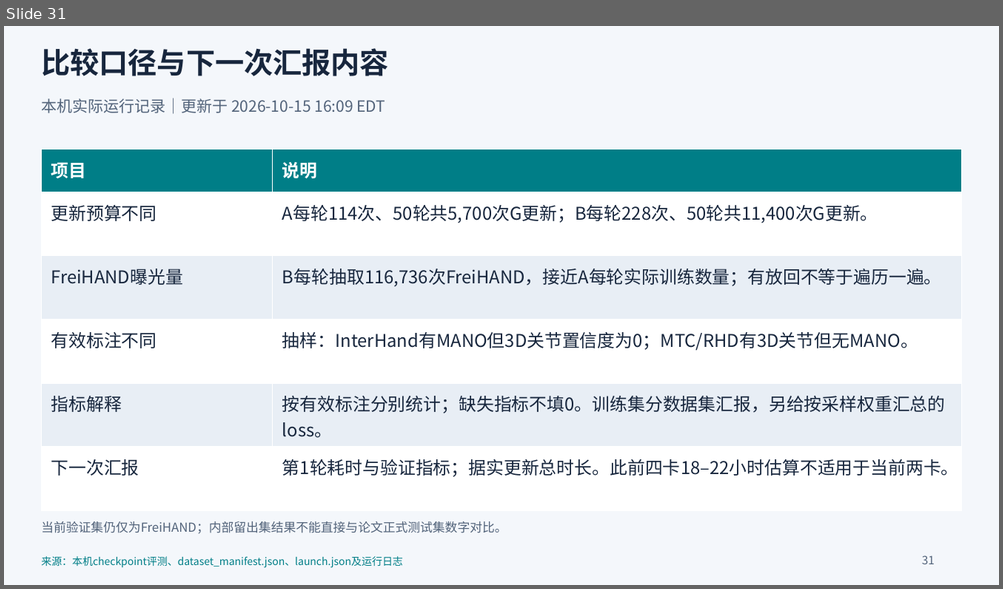
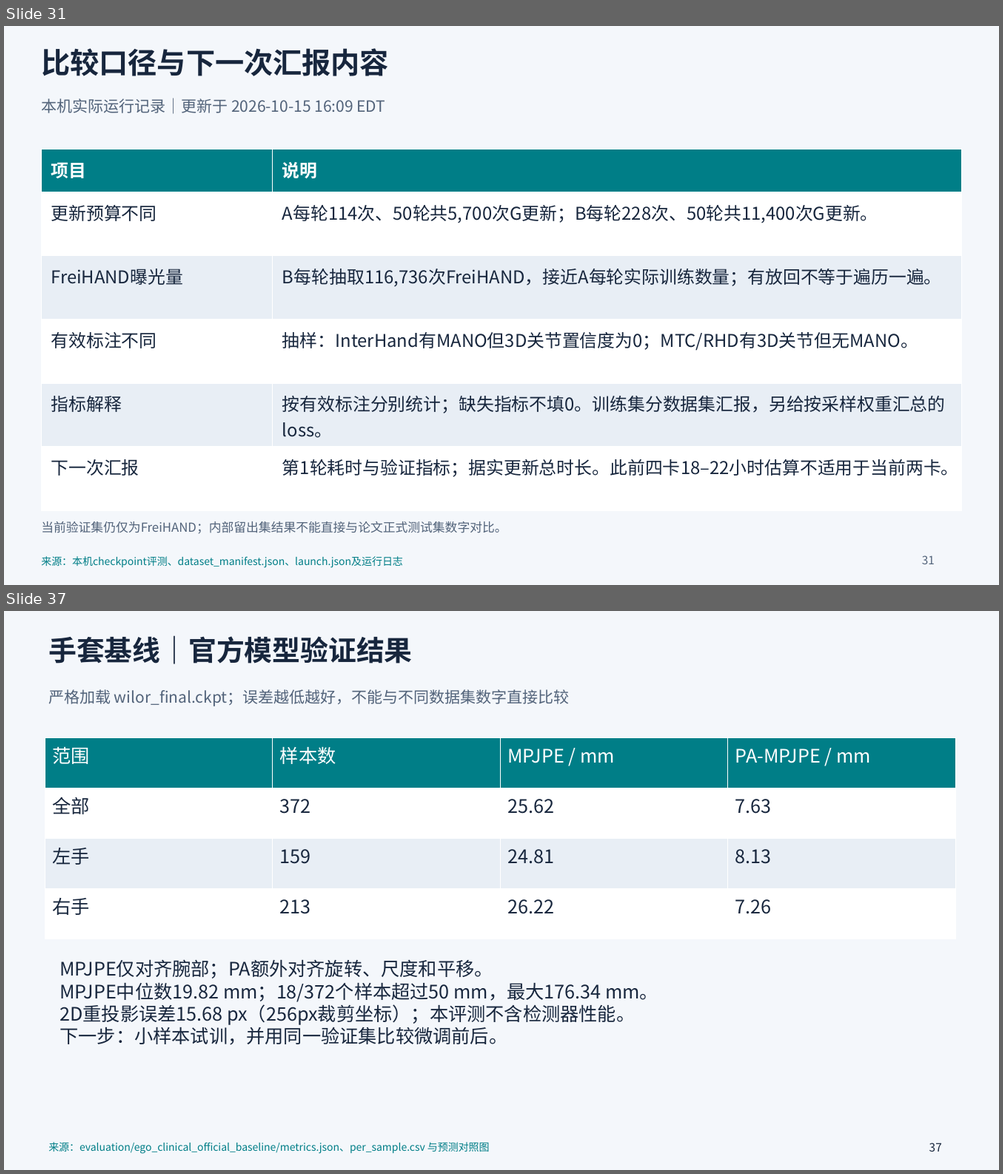
Before and after one commit to choppa129/WiLoR, a slide deck: reports/wilor_training_reproduction_summary/WiLoR_论文代码差异与本机训练复盘.pptx. Shown one above the other, each under a label of ours: slide 31 before the commit, slides 31 and 37 after it; the slides between them are not shown. The pictures are 1003x589 and 1003x1174 pixels, drawn with LibreOffice and Linux fonts; fonts in the diff are those of the drawing. Boxes give left, top, right and bottom in pixels: in the first picture for what was removed or moved away, otherwise in the second. Text is boxed around its words. In the diff, an @@ line names an element or a change of style, - is before the commit and + after.

Commit message:
docs: add glove baseline summary metrics and presentation

```diff
--- a/reports/wilor_training_reproduction_summary/WiLoR_论文代码差异与本机训练复盘.pptx
+++ b/reports/wilor_training_reproduction_summary/WiLoR_论文代码差异与本机训练复盘.pptx
@@ slide 37 added at <box>4,611,999,1170</box>, background #F4F7FB @@
@@ text added at <box>48,635,412,664</box>, 27 pt, text #17263D, bold @@
+手套基线｜官方模型验证结果
@@ text added at <box>48,689,569,706</box>, 15 pt, text #52637A @@
+严格加载 wilor_final.ckpt；误差越低越好，不能与不同数据集数字直接比较
@@ table added at <box>45,738,956,940</box>, 4 rows, 4 columns @@
+范围 | 样本数 | MPJPE / mm | PA-MPJPE / mm
+全部 | 372 | 25.62 | 7.63
+左手 | 159 | 24.81 | 8.13
+右手 | 213 | 26.22 | 7.26
@@ text added at <box>60,960,658,1045</box>, 18 pt, text #17263D @@
+MPJPE仅对齐腕部；PA额外对齐旋转、尺度和平移。
+MPJPE中位数19.82 mm；18/372个样本超过50 mm，最大176.34 mm。
+2D重投影误差15.68 px（256px裁剪坐标）；本评测不含检测器性能。
+下一步：小样本试训，并用同一验证集比较微调前后。
@@ text added at <box>48,1142,489,1154</box>, 10 pt, text #007E87 @@
+来源：evaluation/ego_clinical_official_baseline/metrics.json、per_sample.csv 与预测对照图
@@ text added at <box>929,1143,942,1152</box>, 11 pt, text #17263D @@
+37
```
Also in this commit, not shown: 7 other slides added, 2 other files.
